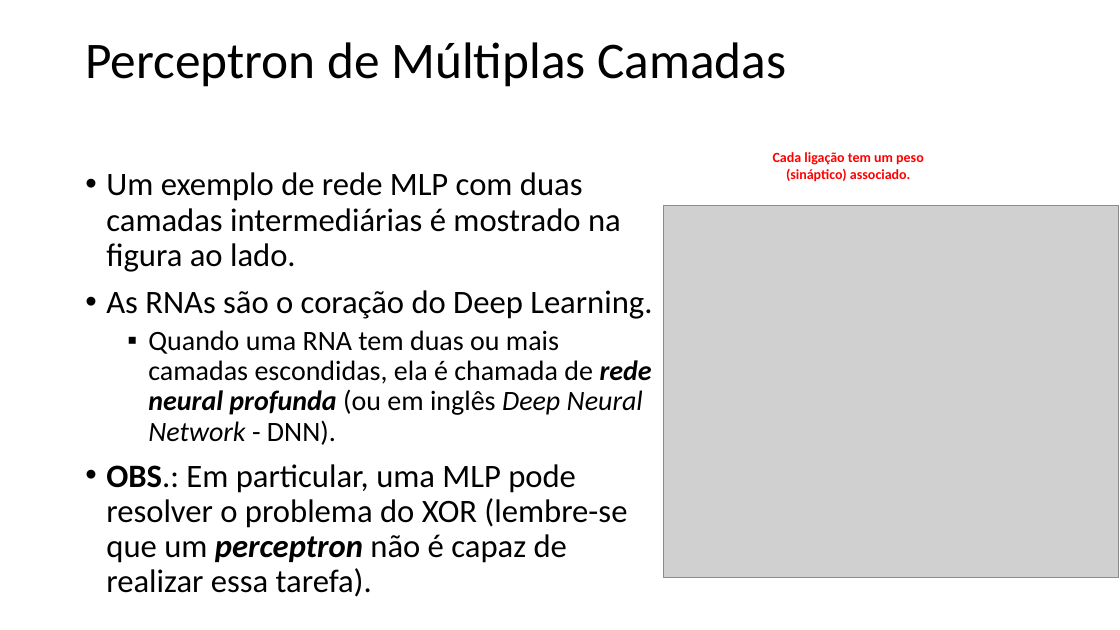
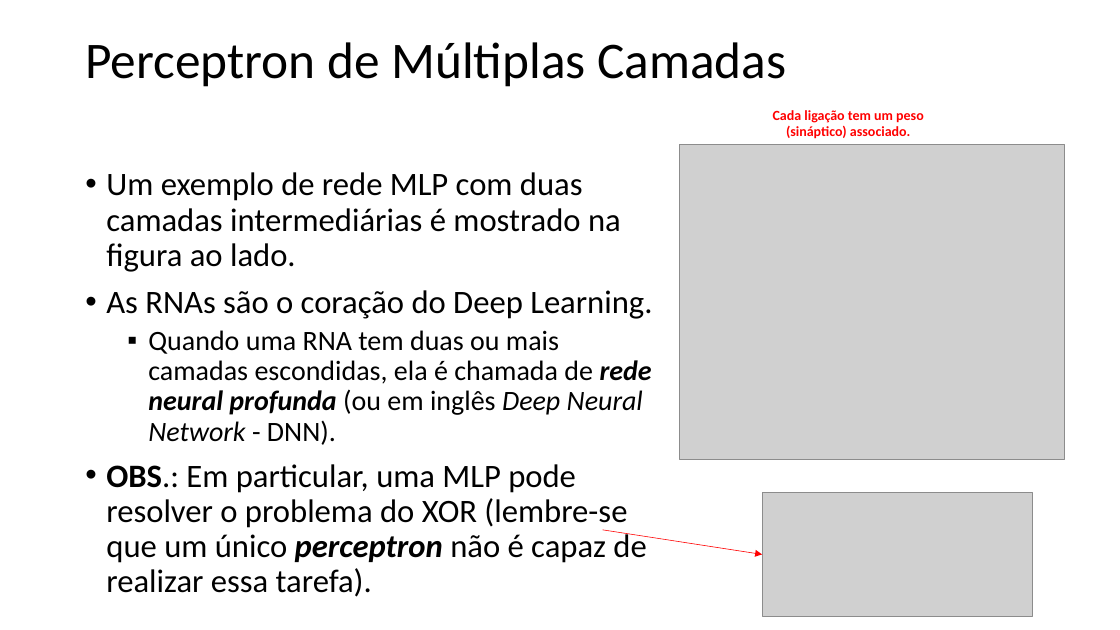
Before and after one commit to zz4fap/t320_aprendizado_de_maquina, a slide deck: slide 4 of slides/T320_Redes_Neurais_Artificiais (Parte II).pptx. Drawn at 1120x630 pixels with LibreOffice and Linux fonts; fonts in the diff are those of the drawing; grey boxes stand for pictures. Boxes give left, top, right and bottom in pixels: in the first picture for what was removed or moved away, otherwise in the second. Text is boxed around its words. In the diff, an @@ line names an element or a change of style, - is before the commit and + after.

```diff
--- a/slides/T320_Redes_Neurais_Artificiais (Parte II).pptx
+++ b/slides/T320_Redes_Neurais_Artificiais (Parte II).pptx
@@ text "Cada ligação tem um peso ...": place and size @@
-text "Cada ligação tem um peso ..." at (773,152,924,182)
+text "Cada ligação tem um peso ..." at (773,110,924,139)
@@ picture: place and size @@
-picture at (664,206,1119,578)
+picture at (680,145,1065,460)
@@ text at (106,464,646,597): text changed @@
-• OBS.: Em particular, uma MLP pode resolver o problema do XOR (lembre-se que um perceptron não é capaz de realizar essa tarefa).
+• OBS.: Em particular, uma MLP pode resolver o problema do XOR (lembre-se que um único perceptron não é capaz de realizar essa tarefa).
@@ picture added at (762,493,1033,617) @@
@@ arrow added from (602, 530) to (762, 555), #FF0000 0.5 pt @@
```
Also in this commit, not shown: 6 other slides changed, 1 slide added, 4 other files.
